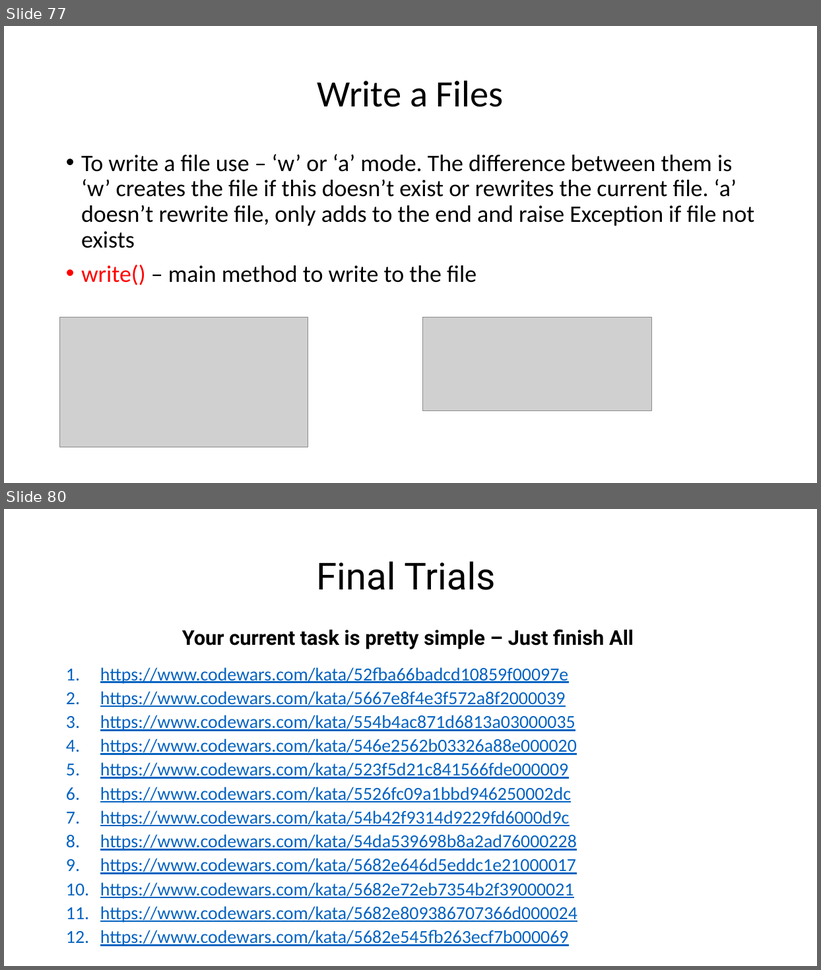
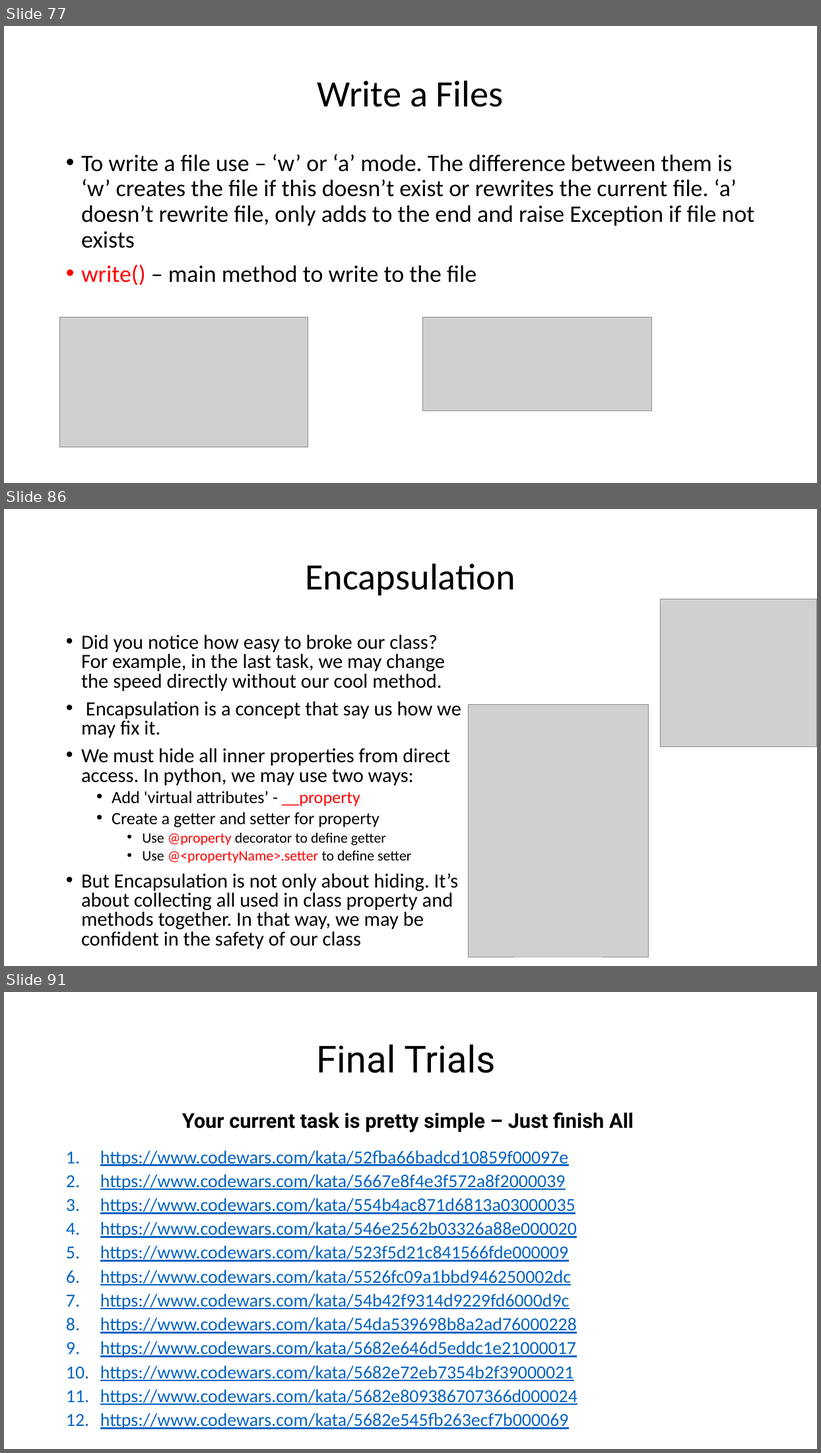
Before and after one commit to WonderLuc/brother-bootcamp, a slide deck: python 101/python_101.pptx. Shown one above the other, each under a label of ours: slides 77 and 80 before the commit, slides 77, 86 and 91 after it; the slides between them are not shown. The pictures are 821x970 and 821x1453 pixels, drawn with LibreOffice and Linux fonts; fonts in the diff are those of the drawing; grey boxes stand for pictures; background and template pictures are left out. Boxes give left, top, right and bottom in pixels: in the first picture for what was removed or moved away, otherwise in the second. Text is boxed around its words. In the diff, an @@ line names an element or a change of style, - is before the commit and + after.

Commit message:
feat: add classes block

```diff
--- a/python 101/python_101.pptx
+++ b/python 101/python_101.pptx
@@ slide 86 added at <box>4,509,817,966</box>, background picture (left out) @@
@@ title added at <box>305,563,516,595</box>, 44 pt, text #000000 @@
+Encapsulation
@@ picture added at <box>660,599,817,747</box> @@
@@ text added at <box>81,634,461,949</box>, 23.8 pt, text #000000 @@
+• Did you notice how easy to broke our class? For example, in the last task, we may change the speed directly without our cool method.
+• Encapsulation is a concept that say us how we may fix it.
+• We must hide all inner properties from direct access. In python, we may use two ways:
+  • Add 'virtual attributes’ - __property
+  • Create a getter and setter for property
+    • Use @property decorator to define getter
+    • Use @<propertyName>.setter to define setter
+• But Encapsulation is not only about hiding. It’s about collecting all used in class property and methods together. In that way, we may be confident in the safety of our class
@@ picture added at <box>468,705,649,957</box> @@
@@ what was slide 80 is now slide 91 @@
```
Also in this commit, not shown: 2 slides changed, 10 other slides added, 1 other file.
